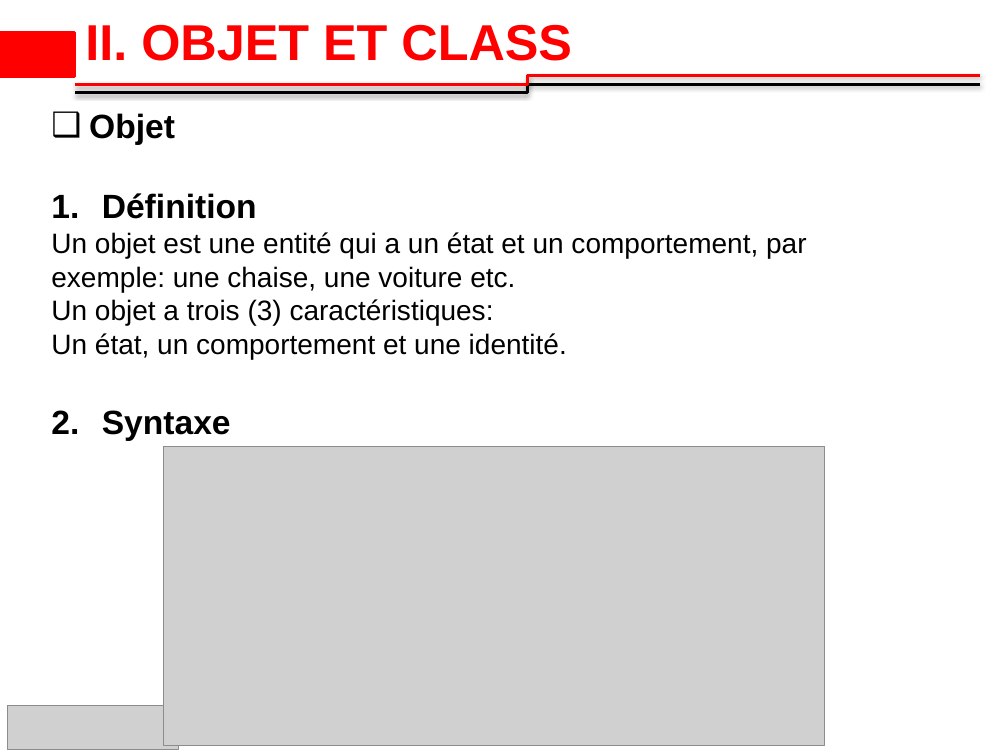
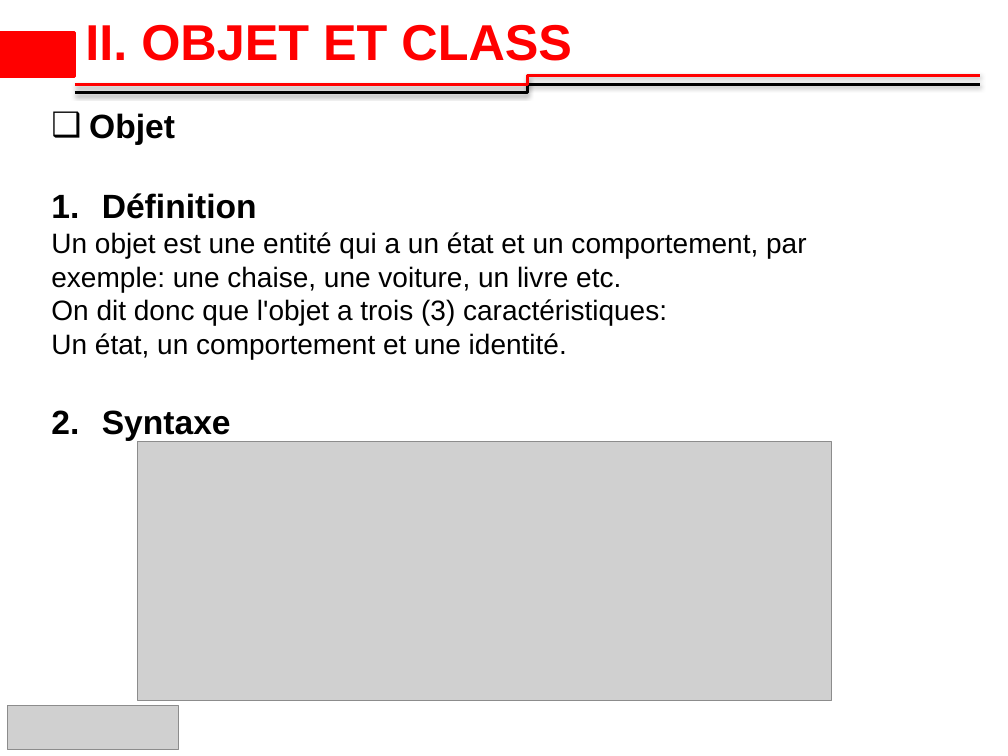
Before and after one commit to 2losky/Poo_Java, a slide deck: slide 7 of java-oop latest.pptx. Drawn at 1008x756 pixels with LibreOffice and Linux fonts; fonts in the diff are those of the drawing; grey boxes stand for pictures; background and template pictures are left out. Boxes give left, top, right and bottom in pixels: in the first picture for what was removed or moved away, otherwise in the second. Text is boxed around its words. In the diff, an @@ line names an element or a change of style, - is before the commit and + after.

Commit message:
retouche de Objet definition

```diff
--- a/java-oop latest.pptx
+++ b/java-oop latest.pptx
@@ text at [51,232,806,326]: text changed @@
-Un objet est une entité qui a un état et un comportement, par exemple: une chaise, une voiture etc.
-Un objet a trois (3) caractéristiques:
+Un objet est une entité qui a un état et un comportement, par exemple: une chaise, une voiture, un livre etc.
+On dit donc que l'objet a trois (3) caractéristiques:
@@ picture: place and size @@
-picture at [163,447,825,746]
+picture at [137,442,832,701]
```
